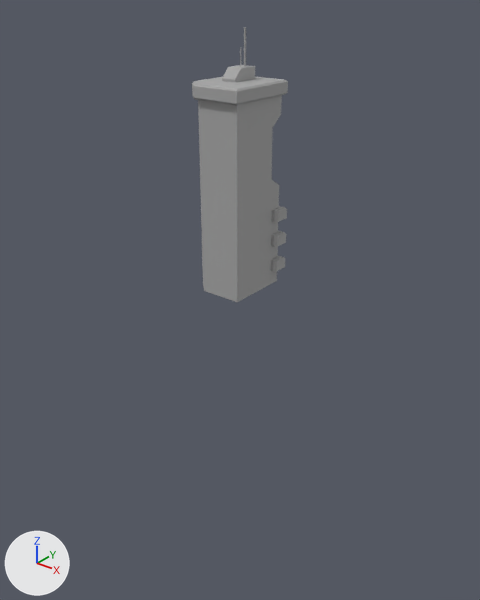
What one commit did to the FBX model PowerIsEverything/PowerIsEverythinng/Assets/Models/building01.FBX.
Camera for both pictures: a 50 mm lens placed at (7.99, -9.87, 5.78), pointed at (-0.16, 0.31, -0.53). Lighting does not change. The marker at lower left points along +X, +Y and +Z. Where no turn or scale is listed for an object, it has been applied to the vertices.

Script lines for the objects in view, before the commit:
```python
me_mesh = bpy.data.meshes.new('Mesh')
me_mesh.from_pydata(...)  # 130 vertices, 228 faces; spans x -0.68..0.67, y -0.77..0.8, z 0.0..4.97
me_mesh.materials.append(mat_01___default)  # picture img_building_texture01_png
ob_box001 = bpy.data.objects.new('Box001', me_mesh)
ob_box001.location = (0.0, 0.0, 0.0)
```
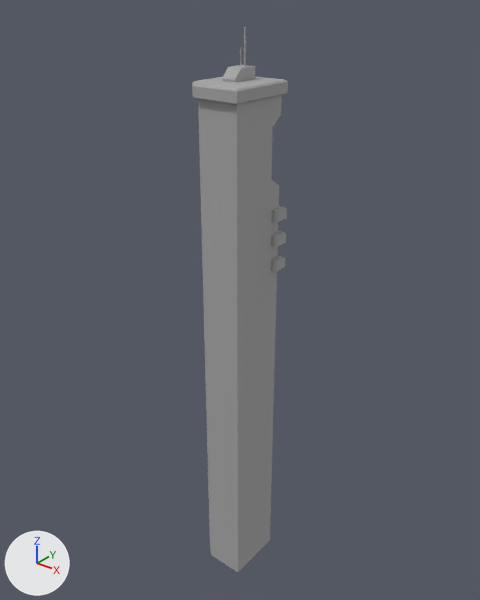
Commit message: Tweaked the building models

What differs and where, as boxes (x1, y1, x2, y2) in the pictures (480 x 600 px):
'Box001', reshaped (98% taller)
    before: (192, 27, 288, 302)
    after: (192, 27, 288, 572)
part 1 of me_mesh, built on
    after: (203, 281, 277, 572)

Patch to the scene script:
```diff
--- a/PowerIsEverything/PowerIsEverythinng/Assets/Models/building01.FBX.py
+++ b/PowerIsEverything/PowerIsEverythinng/Assets/Models/building01.FBX.py
@@ me_mesh @@
 # used by ob_box001; location = (0.0, 0.0, 0.0)
-me_mesh.from_pydata(...)  # 130 vertices, 228 faces; spans x -0.68..0.67, y -0.77..0.8, z 0.0..4.97
+me_mesh.from_pydata(...)  # 137 vertices, 242 faces; spans x -0.68..0.67, y -0.77..0.8, z -7.39..4.97
+# me_mesh part 1
+# 5 faces are deleted
+# 7 new vertices lie (0.0, 0.0, -7.39) away from vertices in x -0.55..0.55, y -0.66..0.67, z 0.0
+# 19 new faces join them
 me_mesh.materials.append(mat_01___default)
```
